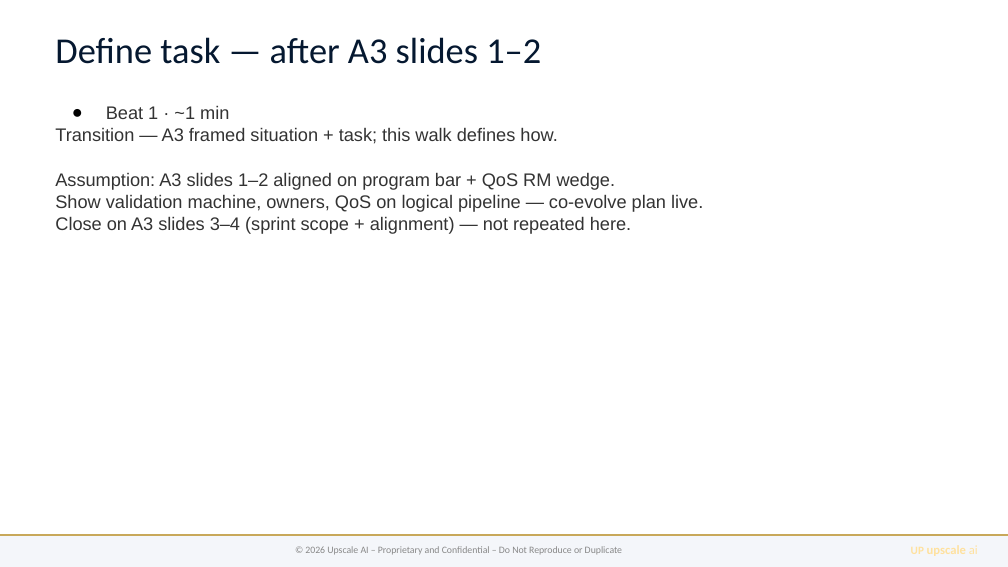
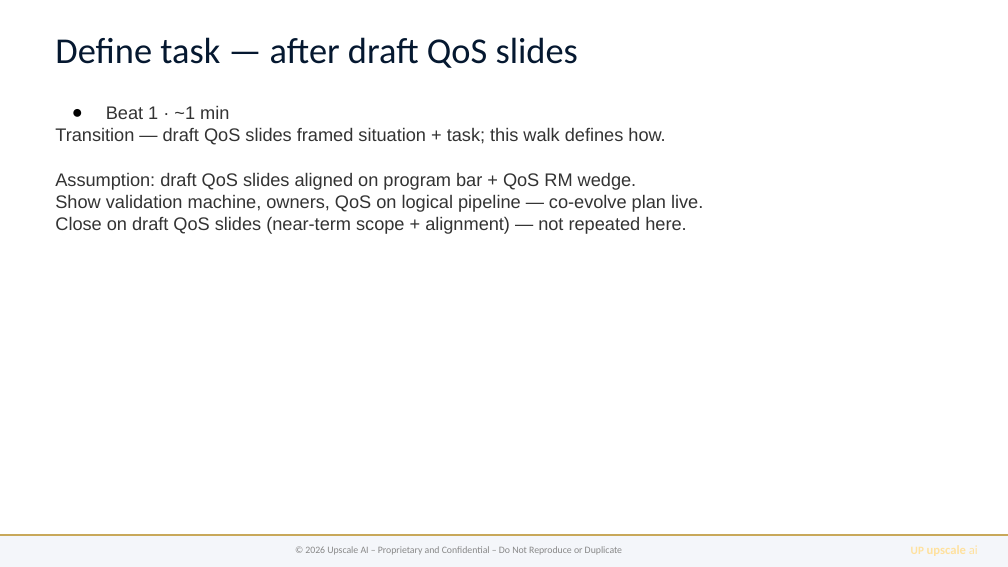
Before and after one commit to upscale-ai-network/agent-template, a slide deck: slide 2 of dt100/manager-arch-vision-b6.pptx. Drawn at 1008x567 pixels with LibreOffice and Linux fonts; fonts in the diff are those of the drawing. Boxes give left, top, right and bottom in pixels: in the first picture for what was removed or moved away, otherwise in the second. Text is boxed around its words. In the diff, an @@ line names an element or a change of style, - is before the commit and + after.

```diff
--- a/dt100/manager-arch-vision-b6.pptx
+++ b/dt100/manager-arch-vision-b6.pptx
@@ text at box(55, 37, 578, 68): text changed @@
-Define task — after A3 slides 1–2
+Define task — after draft QoS slides
@@ text at box(55, 127, 665, 190): text changed @@
-Transition — A3 framed situation + task; this walk defines how.
-Assumption: A3 slides 1–2 aligned on program bar + QoS RM wedge.
+Transition — draft QoS slides framed situation + task; this walk defines how.
+Assumption: draft QoS slides aligned on program bar + QoS RM wedge.
@@ text at box(55, 216, 686, 234): text changed @@
-Close on A3 slides 3–4 (sprint scope + alignment) — not repeated here.
+Close on draft QoS slides (near-term scope + alignment) — not repeated here.
```
Also in this commit, not shown: 6 other slides changed, 20 other files.
